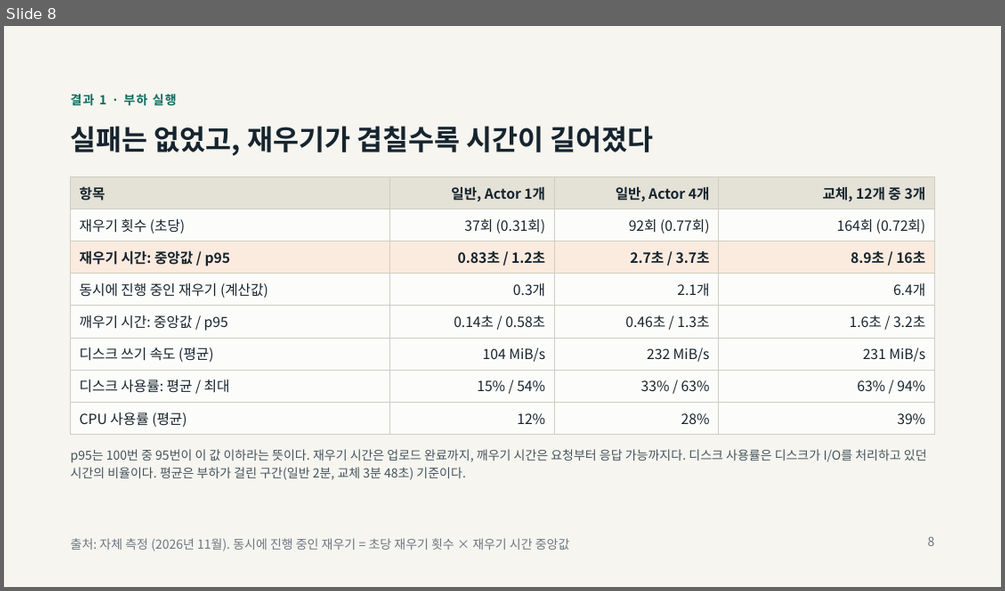
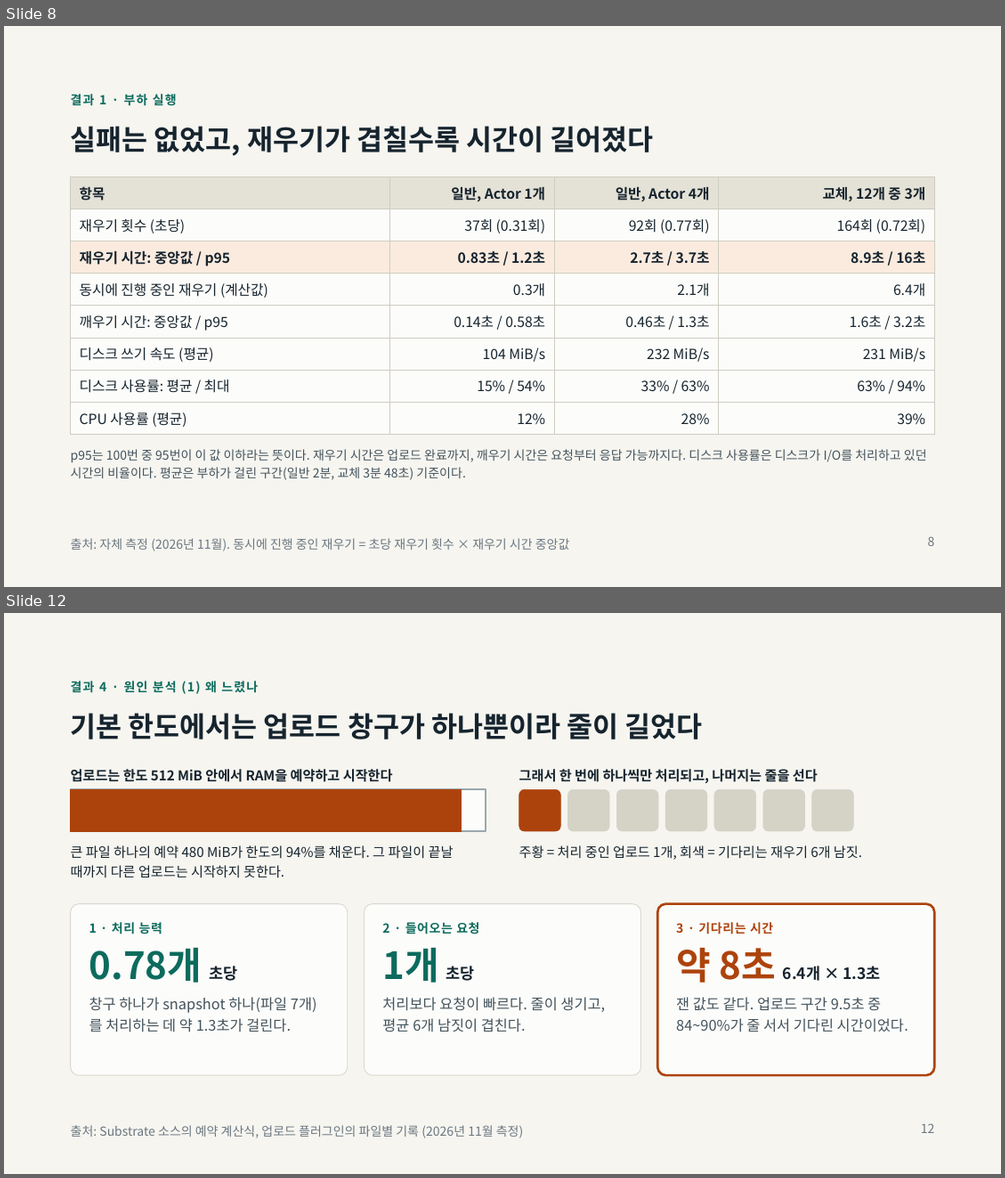
Before and after one commit to taejin-oh/agent-suspend-bench, a slide deck: docs/presentation/agent-substrate-suspend-bench.pptx. Shown one above the other, each under a label of ours: slide 8 before the commit, slides 8 and 12 after it; the slides between them are not shown. The pictures are 1005x591 and 1005x1178 pixels, drawn with LibreOffice and Linux fonts; fonts in the diff are those of the drawing. Boxes give left, top, right and bottom in pixels: in the first picture for what was removed or moved away, otherwise in the second. Text is boxed around its words. In the diff, an @@ line names an element or a change of style, - is before the commit and + after.

```diff
--- a/docs/presentation/agent-substrate-suspend-bench.pptx
+++ b/docs/presentation/agent-substrate-suspend-bench.pptx
@@ slide 12 added at (4,613,1001,1174), background #F6F5F0 @@
@@ text added at (71,681,258,694), 12 pt, text #0C6B5D, bold @@
+결과 4 · 원인 분석 (1) 왜 느렸나
@@ title added at (71,713,702,739), 27 pt, text #16242E, bold @@
+기본 한도에서는 업로드 창구가 하나뿐이라 줄이 길었다
@@ text added at (71,769,393,782), 13 pt, text #16242E, bold @@
+업로드는 한도 512 MiB 안에서 RAM을 예약하고 시작한다
@@ text added at (519,767,817,785), 13 pt, text #16242E, bold @@
+그래서 한 번에 하나씩만 처리되고, 나머지는 줄을 선다
@@ rectangle added at (71,789,486,831), fill #FCFCFA, outline #9AA7AD 1.5 pt @@
@@ rectangle added at (71,789,461,831), fill #AD430C, outline #AD430C 0.5 pt @@
@@ rounded rectangle added at (519,789,561,831), fill #AD430C, outline #AD430C 0.5 pt @@
@@ rounded rectangle added at (568,789,610,831), fill #D5D2C6, outline #D5D2C6 0.5 pt @@
@@ rounded rectangle added at (616,789,658,831), fill #D5D2C6, outline #D5D2C6 0.5 pt @@
@@ rounded rectangle added at (666,789,708,831), fill #D5D2C6, outline #D5D2C6 0.5 pt @@
@@ rounded rectangle added at (714,789,756,831), fill #D5D2C6, outline #D5D2C6 0.5 pt @@
@@ rounded rectangle added at (763,789,805,831), fill #D5D2C6, outline #D5D2C6 0.5 pt @@
@@ rounded rectangle added at (812,789,854,831), fill #D5D2C6, outline #D5D2C6 0.5 pt @@
@@ text added at (71,845,453,878), 13 pt, text #16242E @@
+큰 파일 하나의 예약 480 MiB가 한도의 94%를 채운다. 그 파일이 끝날 때까지 다른 업로드는 시작하지 못한다.
@@ text added at (519,845,862,860), 13 pt, text #16242E @@
+주황 = 처리 중인 업로드 1개, 회색 = 기다리는 재우기 6개 남짓.
@@ rounded rectangle added at (71,904,348,1075), fill #FCFCFA, outline #DAD7CC 0.75 pt @@
@@ rounded rectangle added at (364,904,640,1075), fill #FCFCFA, outline #DAD7CC 0.75 pt @@
@@ rounded rectangle added at (657,904,934,1075), fill #FCFCFA, outline #AD430C 2.25 pt @@
@@ text added at (89,922,317,1032), 14 pt, text #44535C @@
+1 · 처리 능력
+0.78개 초당
+창구 하나가 snapshot 하나(파일 7개)를 처리하는 데 약 1.3초가 걸린다.
@@ text added at (382,922,605,1032), 14 pt, text #44535C @@
+2 · 들어오는 요청
+1개 초당
+처리보다 요청이 빠르다. 줄이 생기고, 평균 6개 남짓이 겹친다.
@@ text added at (676,922,908,1032), 14 pt, text #44535C @@
+3 · 기다리는 시간
+약 8초 6.4개 × 1.3초
+잰 값도 같다. 업로드 구간 9.5초 중 84~90%가 줄 서서 기다린 시간이었다.
@@ text added at (71,1125,524,1138), 12 pt, text #6B7780 @@
+출처: Substrate 소스의 예약 계산식, 업로드 플러그인의 파일별 기록 (2026년 11월 측정)
@@ page number added at (921,1123,935,1133), 12 pt, text #6B7780 @@
+12
```
Also in this commit, not shown: 2 slides changed, 1 other slide added, 1 slide removed, 8 other files.
